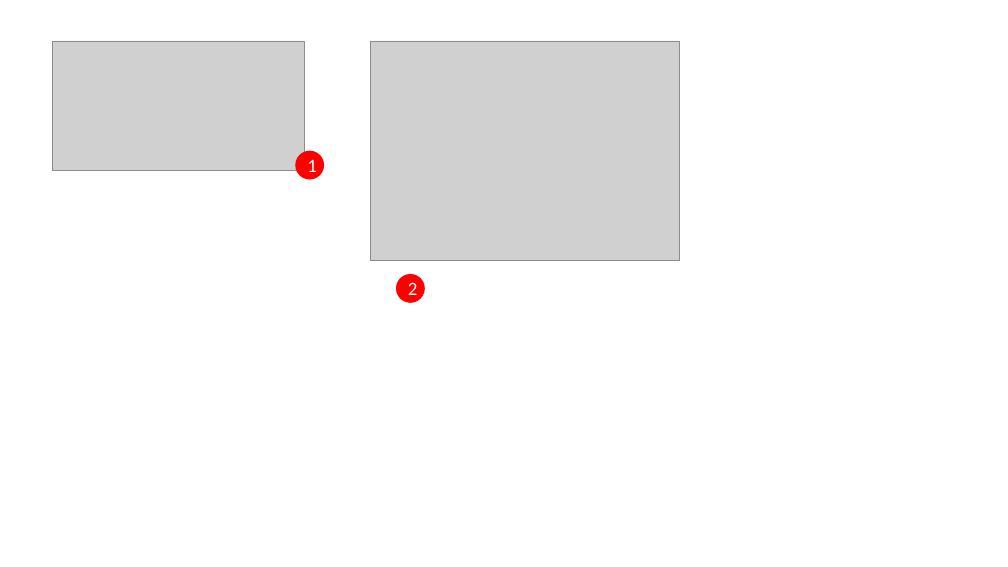
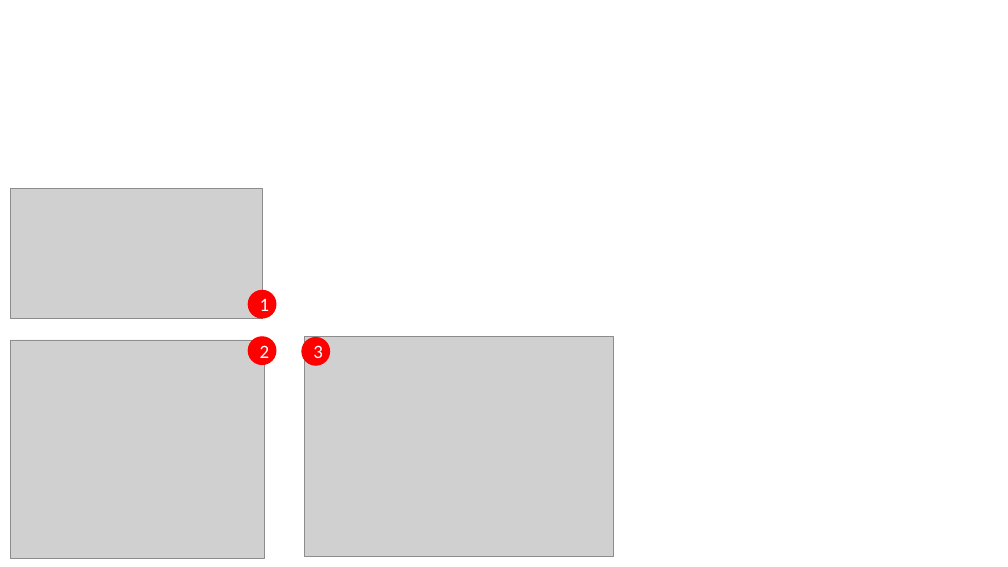
Before and after one commit to advocd/MasterThesis, a slide deck: slide 1 of LatexTemplate/img/Prototyp/Präsentation1.pptx. Drawn at 1008x567 pixels with LibreOffice and Linux fonts; fonts in the diff are those of the drawing; grey boxes stand for pictures. Boxes give left, top, right and bottom in pixels: in the first picture for what was removed or moved away, otherwise in the second. Text is boxed around its words. In the diff, an @@ line names an element or a change of style, - is before the commit and + after.

```diff
--- a/LatexTemplate/img/Prototyp/Präsentation1.pptx
+++ b/LatexTemplate/img/Prototyp/Präsentation1.pptx
@@ picture: place and size @@
-picture at <box>53,41,304,171</box>
+picture at <box>11,188,262,318</box>
@@ ellipse "1": place and size @@
-ellipse "1" at <box>296,151,324,179</box>
+ellipse "1" at <box>248,290,276,318</box>
@@ picture added at <box>11,340,264,560</box> @@
@@ ellipse "2": place and size @@
-ellipse "2" at <box>396,274,424,302</box>
+ellipse "2" at <box>248,337,276,364</box>
@@ ellipse added at <box>302,337,330,365</box>, fill #FF0000, outline #FF0000 1 pt, 18 pt, text #FFFFFF @@
+3
@@ picture: place and size @@
-picture at <box>370,41,680,261</box>
+picture at <box>304,337,614,557</box>
```
Also in this commit, not shown: 9 other files.
